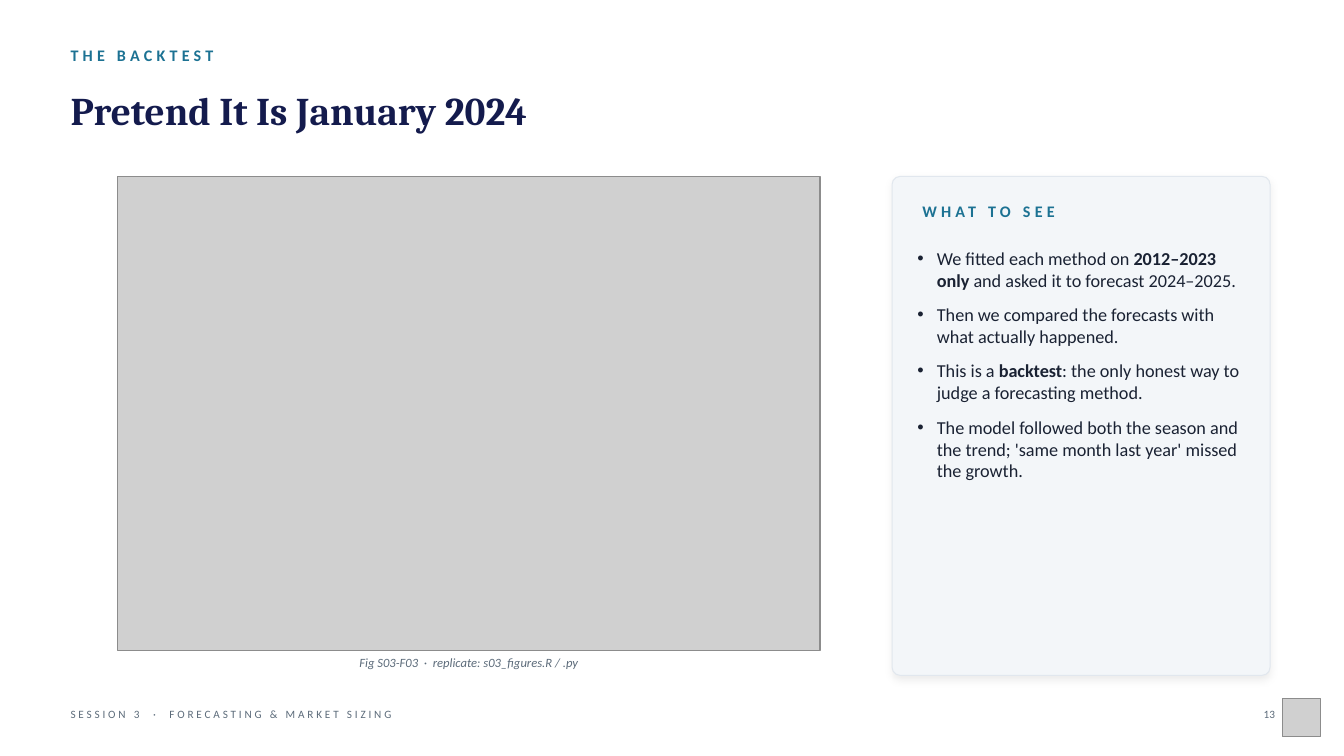
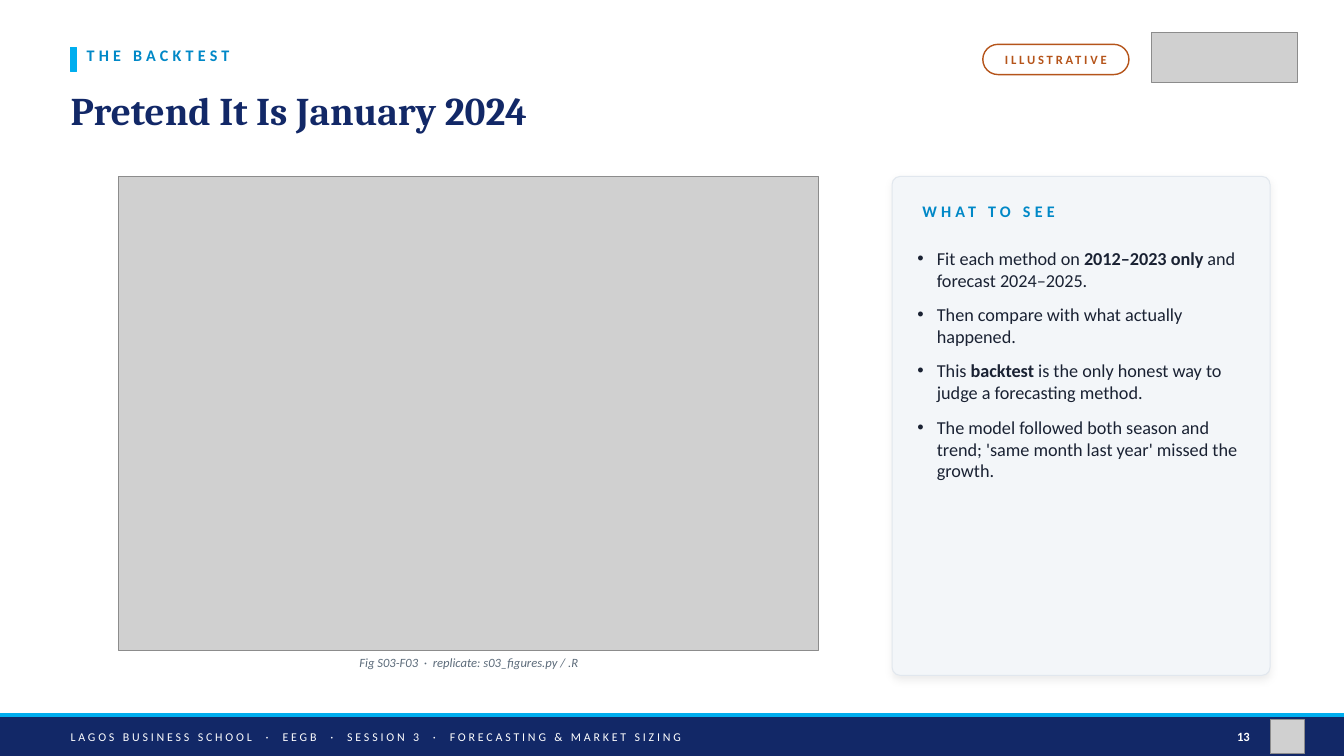
Before and after one commit to adibongo/eegb, a slide deck: slide 13 of sessions/s03/slides/EEGB_S03_Demand_Forecasting_Market_Sizing.pptx. Drawn at 1344x756 pixels with LibreOffice and Linux fonts; fonts in the diff are those of the drawing; grey boxes stand for pictures. Boxes give left, top, right and bottom in pixels: in the first picture for what was removed or moved away, otherwise in the second. Text is boxed around its words. In the diff, an @@ line names an element or a change of style, - is before the commit and + after.

```diff
--- a/sessions/s03/slides/EEGB_S03_Demand_Forecasting_Market_Sizing.pptx
+++ b/sessions/s03/slides/EEGB_S03_Demand_Forecasting_Market_Sizing.pptx
@@ rectangle added at (71,47,77,72), fill #00AEEF, outline #00AEEF 1 pt @@
@@ text "THE BACKTEST" at (87,50,229,61): text colour #1C7293 to #0088C7 @@
@@ text "THE BACKTEST": place and size @@
-text "THE BACKTEST" at (71,50,213,61)
+text "THE BACKTEST" at (87,50,229,61)
@@ rounded rectangle added at (983,44,1129,75), fill #FFFFFF, outline #B5541A 1 pt @@
@@ text added at (983,44,1129,75), 9 pt, text #B5541A, bold @@
+ILLUSTRATIVE
@@ picture added at (1151,32,1298,82) @@
@@ text "Pretend It Is January 2024" at (71,97,527,134): text colour #141B4D to #122867 @@
@@ text "WHAT TO SEE" at (988,206,1011,217): text colour #1C7293 to #0088C7 @@
@@ text at (937,252,1237,480): text changed @@
-• We fitted each method on 2012–2023 only and asked it to forecast 2024–2025.
-• Then we compared the forecasts with what actually happened.
-• This is a backtest: the only honest way to judge a forecasting method.
-• The model followed both the season and the trend; 'same month last year' missed the growth.
+• Fit each method on 2012–2023 only and forecast 2024–2025.
+• Then compare with what actually happened.
+• This backtest is the only honest way to judge a forecasting method.
+• The model followed both season and trend; 'same month last year' missed the growth.
@@ text at (359,658,578,669): text changed @@
-Fig S03-F03 · replicate: s03_figures.R / .py
+Fig S03-F03 · replicate: s03_figures.py / .R
@@ rectangle added at (0,714,1344,718), fill #00AEEF, outline #00AEEF 1 pt @@
@@ rectangle added at (0,718,1344,756), fill #122867, outline #122867 1 pt @@
@@ text "LAGOS BUSINESS SCHOOL · EEGB ..." at (71,733,681,741): vertical alignment top to middle @@
@@ text "13": place and size @@
-text "13" at (1264,711,1275,718)
+text "13" at (1237,732,1250,741)
@@ text "13" at (1237,732,1250,741): size 8 to 9 pt, text colour #5C6B7A to #FFFFFF, bold on; vertical alignment top to middle @@
@@ text at (71,733,681,741): text changed; size 8 to 8.5 pt; text colour #5C6B7A to #FFFFFF @@
-SESSION 3 · FORECASTING & MARKET SIZING
+LAGOS BUSINESS SCHOOL · EEGB · SESSION 3 · FORECASTING & MARKET SIZING
@@ picture: place and size @@
-picture at (1282,699,1321,737)
+picture at (1270,720,1305,754)
```
Also in this commit, not shown: 24 other slides changed, 10 slides added, 3 slides removed, 22 other files.
